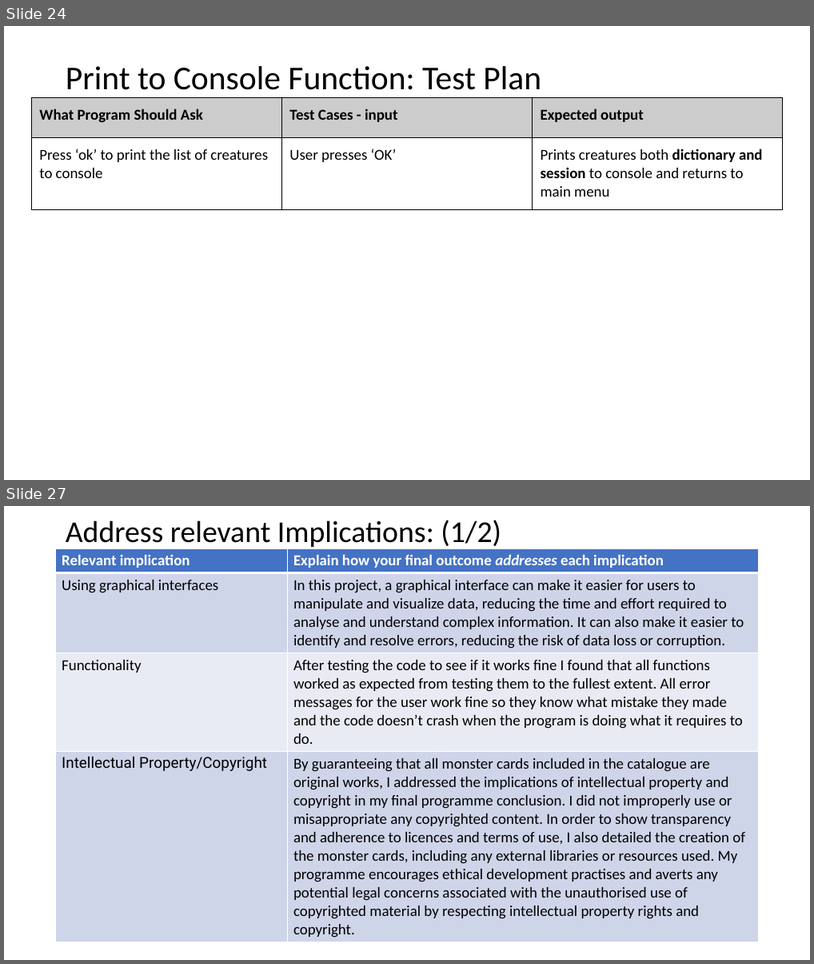
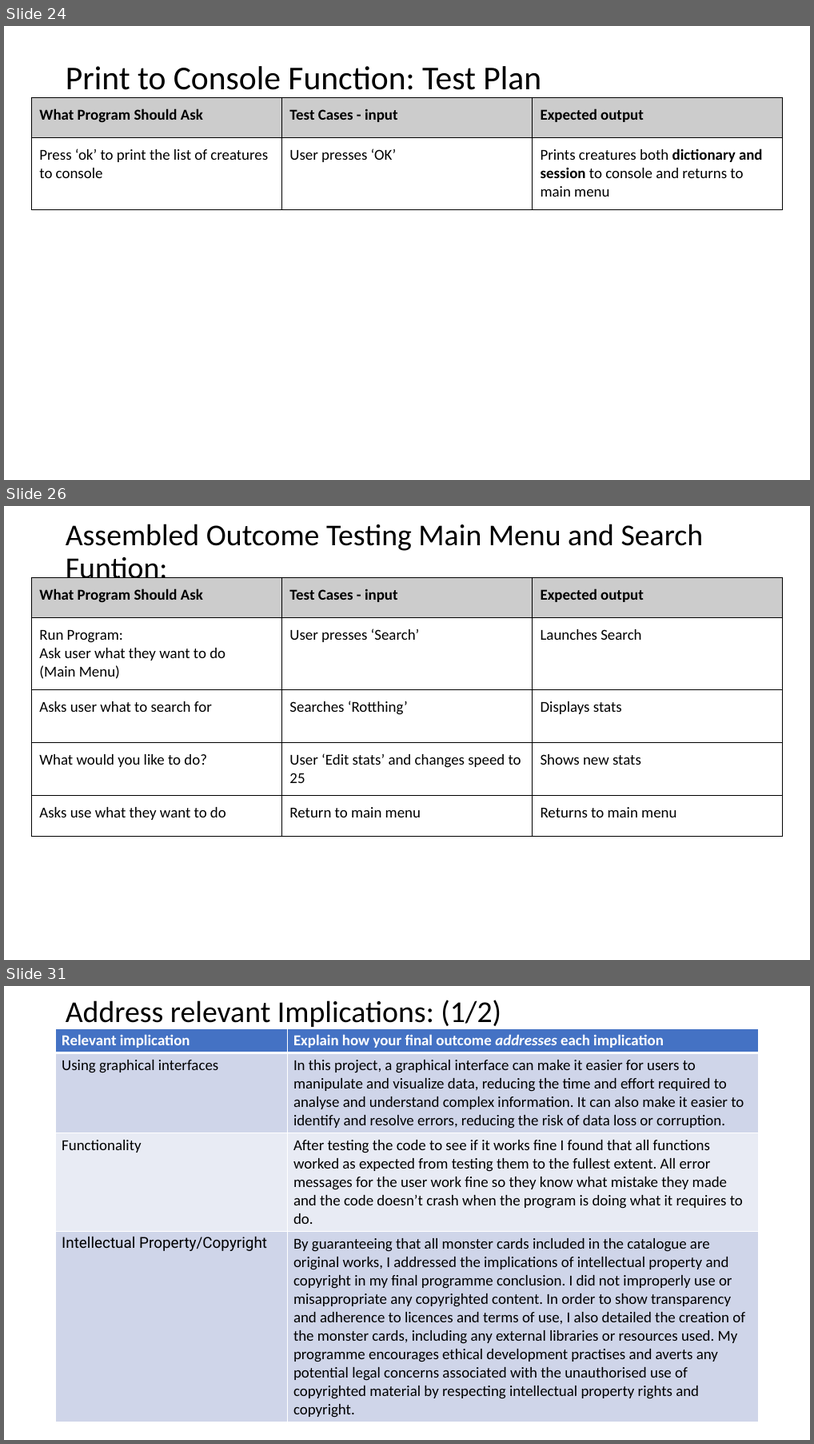
Before and after one commit to Jaxku/Assessment---Monster-Cards, a slide deck: 2.7 and 2.8 Documentation Template.pptx. Shown one above the other, each under a label of ours: slides 24 and 27 before the commit, slides 24, 26 and 31 after it; the slides between them are not shown. The pictures are 814x964 and 814x1444 pixels, drawn with LibreOffice and Linux fonts; fonts in the diff are those of the drawing. Boxes give left, top, right and bottom in pixels: in the first picture for what was removed or moved away, otherwise in the second. Text is boxed around its words. In the diff, an @@ line names an element or a change of style, - is before the commit and + after.

```diff
--- a/2.7 and 2.8 Documentation Template.pptx
+++ b/2.7 and 2.8 Documentation Template.pptx
@@ slide 26 added at <box>4,506,810,960</box>, background #FFFFFF @@
@@ title added at <box>66,524,704,585</box>, 36 pt, text #000000 @@
+Assembled Outcome Testing Main Menu and Search Funtion:
@@ table added at <box>31,577,782,833</box>, 5 rows, 3 columns @@
+What Program Should Ask | Test Cases - input | Expected output
+Run Program: / Ask user what they want to do / (Main Menu) | User presses ‘Search’ | Launches Search
+Asks user what to search for | Searches ‘Rotthing’ | Displays stats
+What would you like to do? | User ‘Edit stats’ and changes speed to 25 | Shows new stats
+Asks use what they want to do | Return to main menu | Returns to main menu
@@ what was slide 27 is now slide 31 @@
```
Also in this commit, not shown: 3 slides changed, 8 other slides added, 2 slides removed, 1 other file.
